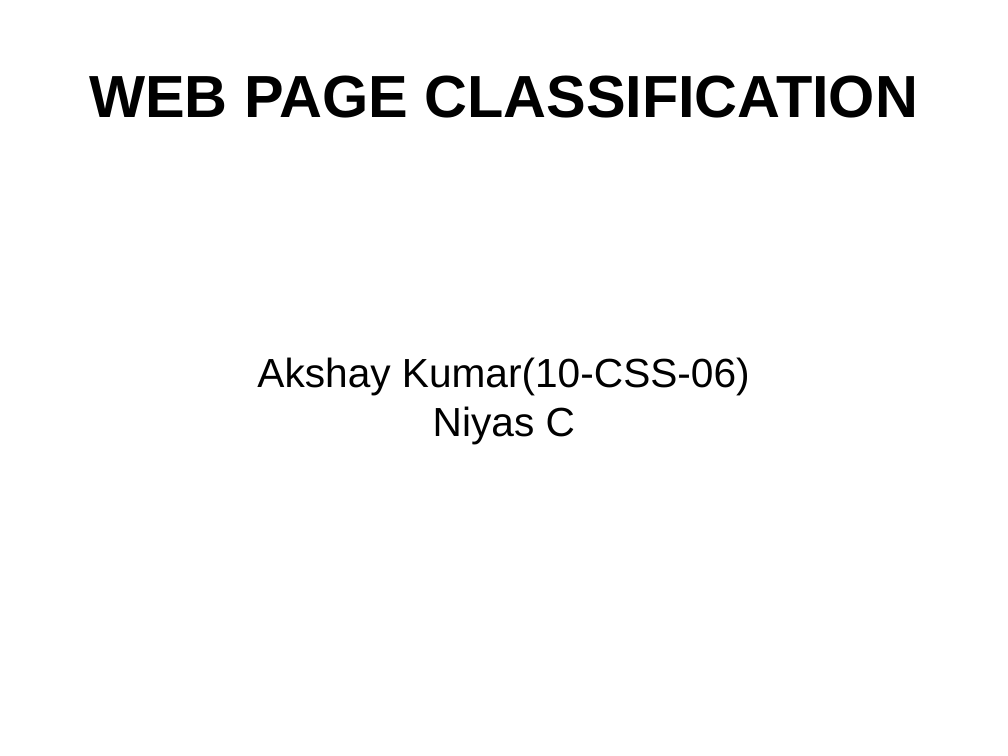
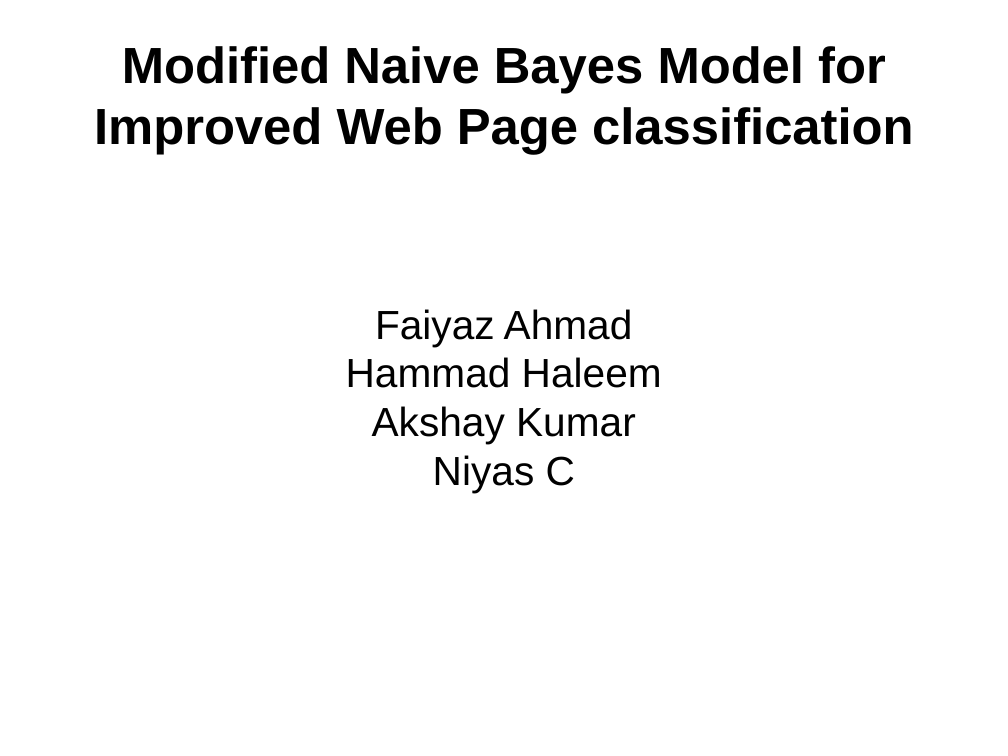
Before and after one commit to niyasc/Webpage-classification-Minor-Project, a slide deck: slide 1 of presentation.odp. Drawn at 1008x756 pixels with LibreOffice and Linux fonts; fonts in the diff are those of the drawing. Boxes give left, top, right and bottom in pixels: in the first picture for what was removed or moved away, otherwise in the second. Text is boxed around its words. In the diff, an @@ line names an element or a change of style, - is before the commit and + after.

```diff
--- a/presentation.odp
+++ b/presentation.odp
@@ title at <box>94,46,913,154</box>: text changed; size 46.8 to 40 pt @@
-WEB PAGE CLASSIFICATION
+Modified Naive Bayes Model for Improved Web Page classification
@@ subtitle at <box>346,309,662,444</box>: text changed @@
-Akshay Kumar(10-CSS-06)
+Faiyaz Ahmad
+Hammad Haleem
+Akshay Kumar
```
Also in this commit, not shown: 3 other slides changed, 6 other files.
